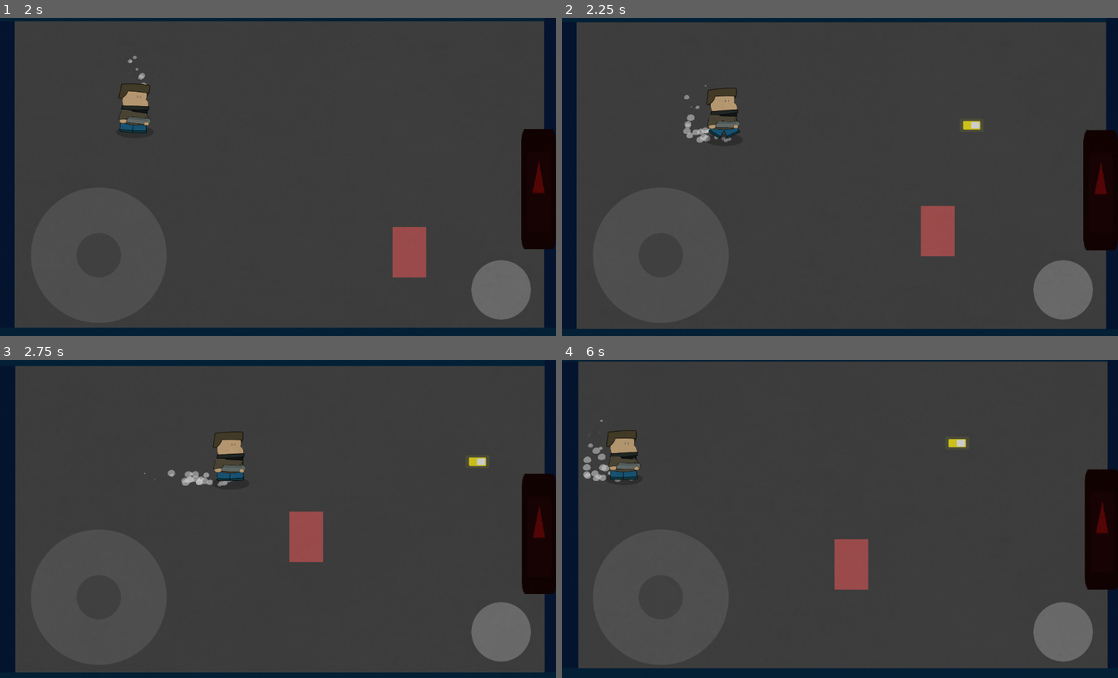
Above: before the commit, frames 1-4 (two rows, left to right).
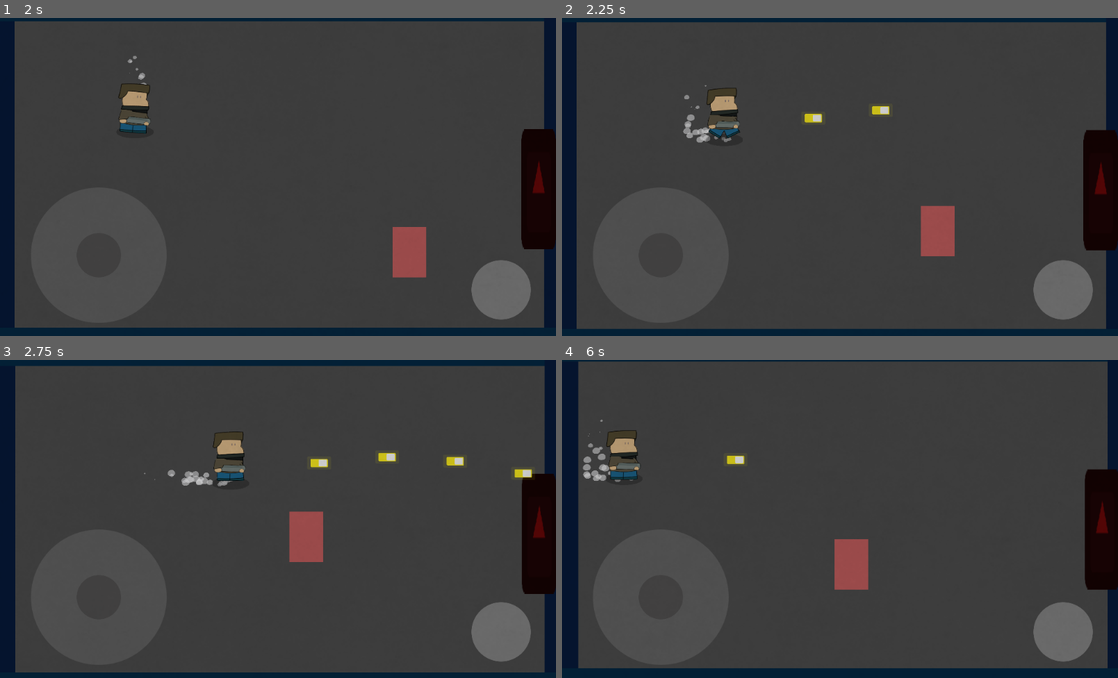
Above: after the commit, the same moments.

Repository: gath-thee-thaw/gohome-thegame
Game: Godot game, scene res://levels/level_1.tscn
Same seed, same stepped clock (60 frames per second), same inputs: the game is played once before the commit and once after it. The engine's default icon, where the game draws it, is replaced by a stand-in: a white triangle on a blue panel in a dark square.
Inputs (mouse positions are in pixels of both pictures, inside the frame that each line leads up to):
- Up to frame 1 (2 s): move the mouse to (400, 164) at 0.52 s; press the mouse at (400, 164) at 0.53 s; hold D (right) 0.53-1.28 s; move the mouse to (166, 196) at 1.27 s; release the mouse at (166, 196) at 1.28 s; hold S (down) from 1.28 s (still down); click (166, 196) at 1.35 s
- Up to frame 2 (2.25 s): move the mouse to (895, 110) at 2.02 s; release S (down) at 2.03 s; press the mouse at (895, 110) at 2.03 s; hold D (right) from 2.03 s (still down)
- Up to frame 3 (2.75 s): keep holding D (right)
- Up to frame 4 (6 s): move the mouse to (812, 588) at 2.77 s; release D (right) at 2.78 s; release the mouse at (812, 588) at 2.78 s; hold W (up) 2.78-3.53 s; click (812, 588) at 2.85 s; move the mouse to (1006, 569) at 3.52 s; press the mouse at (1006, 569) at 3.53 s; hold A (left) 3.53-5.03 s; move the mouse to (673, 474) at 4.27 s; release the mouse at (673, 474) at 4.28 s; click (673, 474) at 4.35 s; move the mouse to (867, 522) at 5.02 s; press the mouse at (867, 522) at 5.03 s; hold S (down) 5.03-5.78 s; move the mouse to (756, 442) at 5.77 s; release the mouse at (756, 442) at 5.78 s; hold D (right) from 5.78 s (still down); click (756, 442) at 5.85 s

Frame 1 is identical in both runs. In frame 2, 0.3% of the frame differs, in the area x 43-76%, y 27-36%; in frame 3, 0.4%, in the area x 55-96%, y 29-38%; in frame 4, 0.2%.

Commit message:
fixed smg

Diff:
--- a/Assests/Bullet/bullet_spriteframes.tres
+++ b/Assests/Bullet/bullet_spriteframes.tres
@@ -8,5 +8,5 @@
 "frames": [ ExtResource( 1 ), ExtResource( 2 ) ],
 "loop": false,
 "name": "default",
-"speed": 60.0
+"speed": 40.0
 } ]
--- a/Scripts/Player.gd
+++ b/Scripts/Player.gd
@@ -7,7 +7,6 @@
 var flip
 var direction
 
-var bullet = load("res://scenes/bullet2.tscn")
 var mobile = false
 
 var time = 0
--- a/Scripts/bullet2.gd
+++ b/Scripts/bulletSMG.gd
@@ -1,14 +1,14 @@
 extends Area2D
 
 var playerFlip
-var speed = 500
-var recoil = .5
+export var speed = 1500
+export (float, 0, 0.1) var recoil = 0.08
 var dir
 
 func _ready():
 	$AnimatedSprite.play("default")
 	var val = rand_range(-recoil, recoil)
-	dir = Vector2(position.x + 10, position.y + val) - position
+	dir = Vector2(position.x + 1, position.y - val) - position
 
 func _process(delta):
 	#position += playerDirection * playerSpeed + transform.x * speed * delta //playerDirection * playerSpeed +
--- a/scenes/Bullets/bulletSMG.tscn
+++ b/scenes/Bullets/bulletSMG.tscn
@@ -1,6 +1,6 @@
 [gd_scene load_steps=4 format=2]
 
-[ext_resource path="res://Scripts/bullet2.gd" type="Script" id=1]
+[ext_resource path="res://Scripts/bulletSMG.gd" type="Script" id=1]
 [ext_resource path="res://Assests/Bullet/bullet_spriteframes.tres" type="SpriteFrames" id=2]
 
 [sub_resource type="RectangleShape2D" id=7]
@@ -15,6 +15,7 @@
 [node name="AnimatedSprite" type="AnimatedSprite" parent="."]
 scale = Vector2( 0.3, 0.3 )
 frames = ExtResource( 2 )
+speed_scale = 2.0
 
 [connection signal="area_entered" from="." to="." method="_on_bullet2_area_entered"]
 [connection signal="body_entered" from="." to="." method="_on_bullet2_body_entered"]
